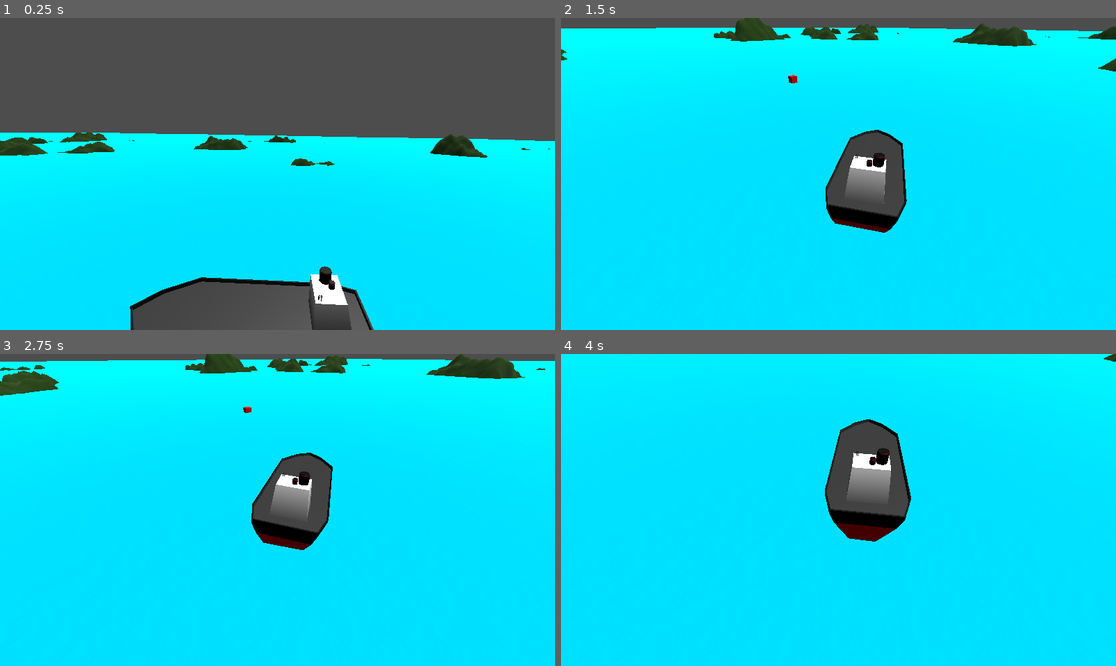
Above: before the commit, frames 1-4 (two rows, left to right).
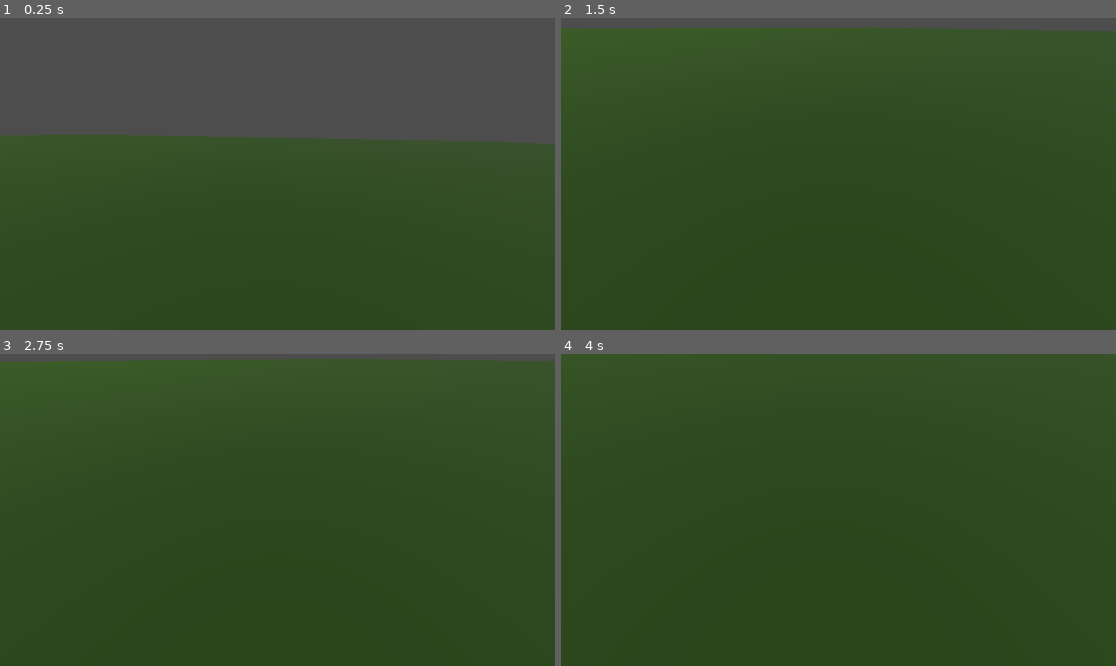
Above: after the commit, the same moments.

Repository: savenger/shipped
Game: Godot game, scene res://level/game.tscn
The game is run twice, just before and just after one commit, with the same random seed, the same clock (stepped at 60 frames per second) and the same inputs.
Inputs:
- Up to frame 1 (0.25 s): no input
- Up to frame 2 (1.5 s): tap Enter at 0.5 s; hold D (Turn Right) 0.53-1.28 s; tap C at 0.6, 1.35 s; hold A (Turn Left) from 1.28 s (still down)
- Up to frame 3 (2.75 s): release A (Turn Left) at 2.03 s; hold D (Turn Right) from 2.03 s (still down); tap C at 2.1 s
- Up to frame 4 (4 s): release D (Turn Right) at 2.78 s; hold S (CounterThrust) 2.78-3.53 s; tap C at 2.85, 3.6 s; hold A (Turn Left) from 3.53 s (still down)

The runs differ from the first frame. In frame 1, 61% of the frame differs, in the area x 0-100%, y 36-100%; in frame 2, 96%; in frame 3, 97%; in frame 4, 100%, in the area x 0-100%, y 0-100%.

Commit message:
resolved merge conflict

Diff:
--- a/level/game.gd
+++ b/level/game.gd
@@ -6,18 +6,14 @@
 func _ready():
 	rnd.randomize()
 	$destination.connect("delivered", _on_delivered)
-	var pos = get_random_destination_position()
-	print(pos)
-	$destination.global_position = pos
+	$destination.global_position = get_random_destination_position()
 
 func get_random_destination_position():
 	return Vector3(rnd.randi_range(0, 32), 1, rnd.randi_range(0, 32))
 
 func _on_delivered():
 	print("delivered some goods")
-	var pos = get_random_destination_position()
-	print(pos)
-	$destination.global_position = pos
+	$destination.global_position = get_random_destination_position()
 
 # Called every frame. 'delta' is the elapsed time since the previous frame.
 func _process(_delta):
--- a/level/game.tscn
+++ b/level/game.tscn
@@ -70,6 +70,13 @@
 subdivide_width = 20
 subdivide_depth = 20
 
+[sub_resource type="Curve3D" id="Curve3D_bl6gc"]
+_data = {
+"points": PackedVector3Array(0, 0, 0, 0, 0, 0, -3.85855, -0.53017, 0.293057, 0, 0, 0, 0, 0, 0, -3.05473, -1.01524, -2.93917, 0, 0, 0, 0, 0, 0, 6.02297, -0.95952, -8.99553, 0, 0, 0, 0, 0, 0, 6.75807, 0.0788369, 2.08602, 0, 0, 0, 0, 0, 0, 1.889, -0.156433, 3.7445, 0, 0, 0, 0, 0, 0, -0.69602, 0.43339, 4.26501, 0, 0, 0, 0, 0, 0, -3.84433, -0.178018, 1.55456, 0, 0, 0, 0, 0, 0, -3.85855, -0.53017, 0.293057),
+"tilts": PackedFloat32Array(0, 0, 0, 0, 0, 0, 0, 0)
+}
+point_count = 8
+
 [sub_resource type="Environment" id="Environment_m4ws3"]
 ambient_light_color = Color(0.423529, 0.423529, 0.423529, 1)
 
@@ -81,8 +88,31 @@
 
 [node name="Water" type="MeshInstance3D" parent="terrain"]
 transform = Transform3D(128, 0, 0, 0, 128, 0, 0, 0, 128, 0, 0, 0)
+visible = false
 mesh = SubResource("PlaneMesh_nub8u")
 script = ExtResource("3_wo30p")
+
+[node name="CSGCombiner3D" type="CSGCombiner3D" parent="terrain"]
+operation = 2
+
+[node name="Path3D" type="Path3D" parent="terrain/CSGCombiner3D"]
+curve = SubResource("Curve3D_bl6gc")
+
+[node name="CSGPolygon3D" type="CSGPolygon3D" parent="terrain/CSGCombiner3D/Path3D"]
+mode = 2
+path_node = NodePath("..")
+path_interval_type = 0
+path_interval = 1.0
+path_simplify_angle = 0.0
+path_rotation = 2
+path_local = false
+path_continuous_u = true
+path_u_distance = 1.0
+path_joined = false
+
+[node name="CSGBox3D" type="CSGBox3D" parent="terrain/CSGCombiner3D"]
+transform = Transform3D(1, 0, 0, 0, 1, 0, 0, 0, 1, 0, -2.5, 0)
+size = Vector3(512, 5, 512)
 
 [node name="rendering" type="Node" parent="."]
 
@@ -113,8 +143,10 @@
 
 [node name="ship" parent="." instance=ExtResource("3_p70qk")]
 transform = Transform3D(1, 0, 0, 0, 1, 0, 0, 0, 1, 1.434, 3, 2.453)
+visible = false
 
 [node name="Follow" type="Node3D" parent="ship"]
 transform = Transform3D(1, 0, 0, 0, 1, 0, 0, 0, 1, -12, 8, 0)
 
 [node name="destination" parent="." instance=ExtResource("5_b312y")]
+visible = false
--- a/level/terrain.gd
+++ b/level/terrain.gd
@@ -7,12 +7,61 @@
 
 # Called when the node enters the scene tree for the first time.
 func _ready():
-	_generateGround()
+	_generateCSGGround()
 	pass
 
 # Called every frame. 'delta' is the elapsed time since the previous frame.
 func _process(_delta):
 	pass
+
+func _generateCSGGround():
+	var noise = FastNoiseLite.new()
+	noise.seed = int(Time.get_unix_time_from_system())
+	#noise.period = 80
+	noise.fractal_octaves = 20
+
+	var plane_mesh = PlaneMesh.new()
+	plane_mesh.size = Vector2(mapSize * chunkSize, mapSize * chunkSize)
+	plane_mesh.subdivide_depth = mapSize * chunkSize
+	plane_mesh.subdivide_width = mapSize * chunkSize
+
+	var surface_tool = SurfaceTool.new()
+	surface_tool.create_from(plane_mesh, 0)
+
+	var array_plane = surface_tool.commit()
+	var data_tool = MeshDataTool.new()
+	data_tool.create_from_surface(array_plane, 0)
+
+	for i in range(data_tool.get_vertex_count()):
+		var vertex = data_tool.get_vertex(i)
+		#vertex.y = noise.get_noise_3d(vertex.x, vertex.y, vertex.z) * 50
+		vertex.y = 25
+		data_tool.set_vertex(i, vertex)
+
+	array_plane.clear_surfaces()
+
+	#for i in range(array_plane.get_surface_count()):
+	#	array_plane.surface_remove(i)
+
+	data_tool.commit_to_surface(array_plane)
+	surface_tool.begin(Mesh.PRIMITIVE_TRIANGLES)
+	surface_tool.create_from(array_plane, 0)
+	surface_tool.generate_normals()
+
+	var mesh_instance = MeshInstance3D.new()
+	mesh_instance.position.y = -20
+	mesh_instance.mesh = surface_tool.commit()
+	#var material = load("res://Shaders/Terrain.gdshader")
+	var material = StandardMaterial3D.new()
+	material.albedo_color = Color(0.13, 0.25, 0.03)
+	mesh_instance.set_surface_override_material(0, material)
+	mesh_instance.create_trimesh_collision()
+	mesh_instance.name = "terrain"
+	mesh_instance.cast_shadow = false
+	for child in mesh_instance.get_children():
+		child.collision_layer = COL_LAYER_MAP
+
+	add_child(mesh_instance)
 
 func _generateGround():
 	var noise = FastNoiseLite.new()
Not shown: 1 places in level/game.tscn that only renumber resources
